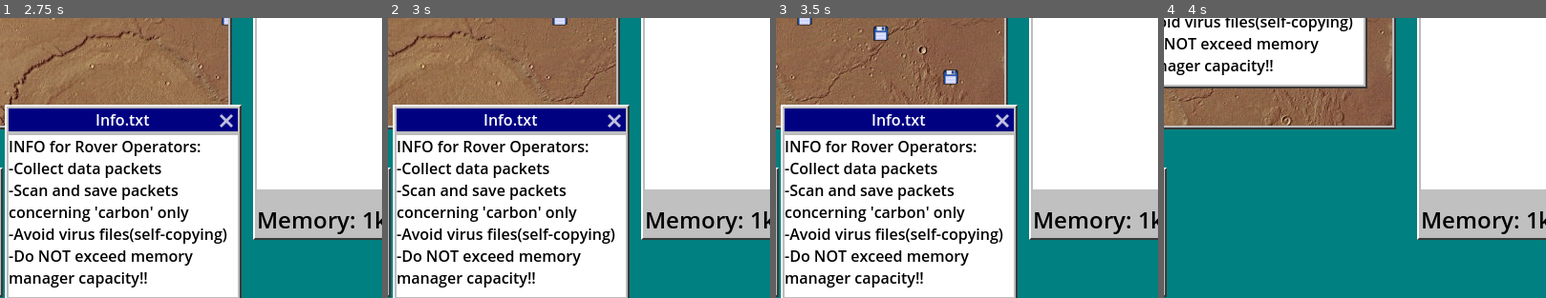
Above: before the commit, frames 1-4 (left to right).
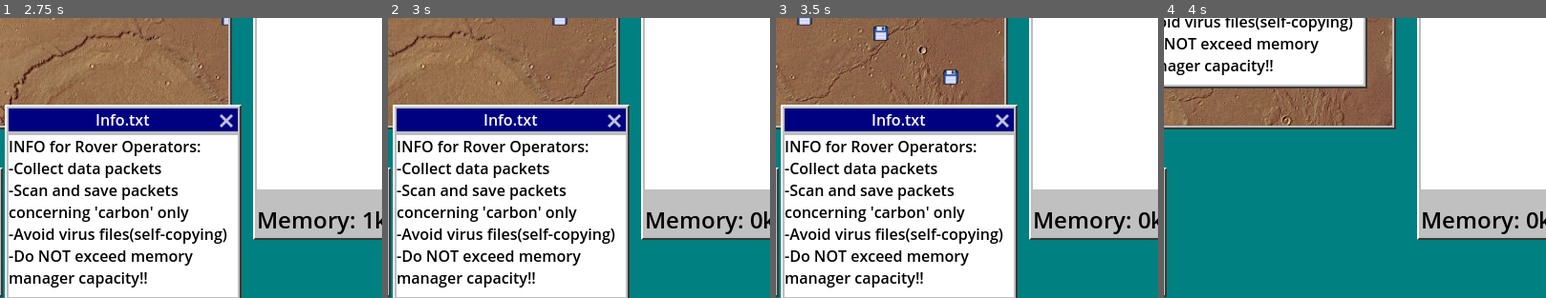
Above: after the commit, the same moments.

Repository: jerrutledge/Mars-Roverflow
Game: Godot game, scene res://scenes/Desktop.tscn
The game is run twice, just before and just after one commit, with the same random seed, the same clock (stepped at 60 frames per second) and the same inputs.
Inputs (mouse positions are % of the whole screen's width and height, from its top left):
- Up to frame 1 (2.75 s): click "RoverController.exe" at 0.5 s; click "Memory Manager" at 1.25 s; click "Options" at 2 s
- Up to frame 2 (3 s): move the mouse to (72, 44) at 2.77 s; hold D (rover_right) from 2.78 s (still down); hold Backspace (delete) from 2.78 s (still down); click (72, 44) at 2.92 s
- Up to frame 3 (3.5 s): keep holding D (rover_right); keep holding Backspace (delete)
- Up to frame 4 (4 s): release D (rover_right) at 3.5 s; release Backspace (delete) at 3.5 s; drag from (30, 54) to (25, 16) at 3.52 s
The pictures show only the part of the screen within x 26-76%, y 38-88%; the shares and areas given below are measured in that part.

Frame 1 is identical in both runs. In frame 2, 0.1% of the frame differs, in the area x 95-98%, y 69-76%; in frame 3, 0.1%; in frame 4, 0.1%.

Commit message:
update memory count consistently

Diff:
--- a/scenes/Desktop.tscn
+++ b/scenes/Desktop.tscn
@@ -181,6 +181,7 @@
 [node name="Timer" type="Timer" parent="."]
 wait_time = 5.0
 autostart = true
+
 [node name="zap" type="AudioStreamPlayer" parent="."]
 stream = ExtResource("16_uaprf")
 
--- a/src/DraggedData.gd
+++ b/src/DraggedData.gd
@@ -20,7 +20,7 @@
 			return
 		if Global.mouse_on_save:
 			if mem_item:
-				mem_item.delete_item()
+				mem_item.delete_item(false)
 			if is_valid:
 				Global.score_add(50)
 			else:
--- a/src/MemoryManager.gd
+++ b/src/MemoryManager.gd
@@ -9,6 +9,7 @@
 	Global.collect.connect(make_new_mem_item)
 	Global.new_virus.connect(replicate_virus)
 	Global.scramble.connect(scramble)
+	Global.update_memory.connect(update_memory_count)
 	update_memory_count()
 
 func game_over_check():
--- a/src/global_autoload.gd
+++ b/src/global_autoload.gd
@@ -6,6 +6,7 @@
 signal game_over_sig
 signal new_score(value)
 signal scramble
+signal update_memory
 
 var score : int = 0
 var desktop : Node = null
--- a/src/mem_item.gd
+++ b/src/mem_item.gd
@@ -62,8 +62,11 @@
 
 			delete_item()
 
-func delete_item():
-	Global.play_deleted_sound()
+func delete_item(and_play_sound = true):
+	if and_play_sound:
+		Global.play_deleted_sound()
+	get_parent().remove_child(self)
+	Global.update_memory.emit()
 	deleted.emit()
 	queue_free()
 
